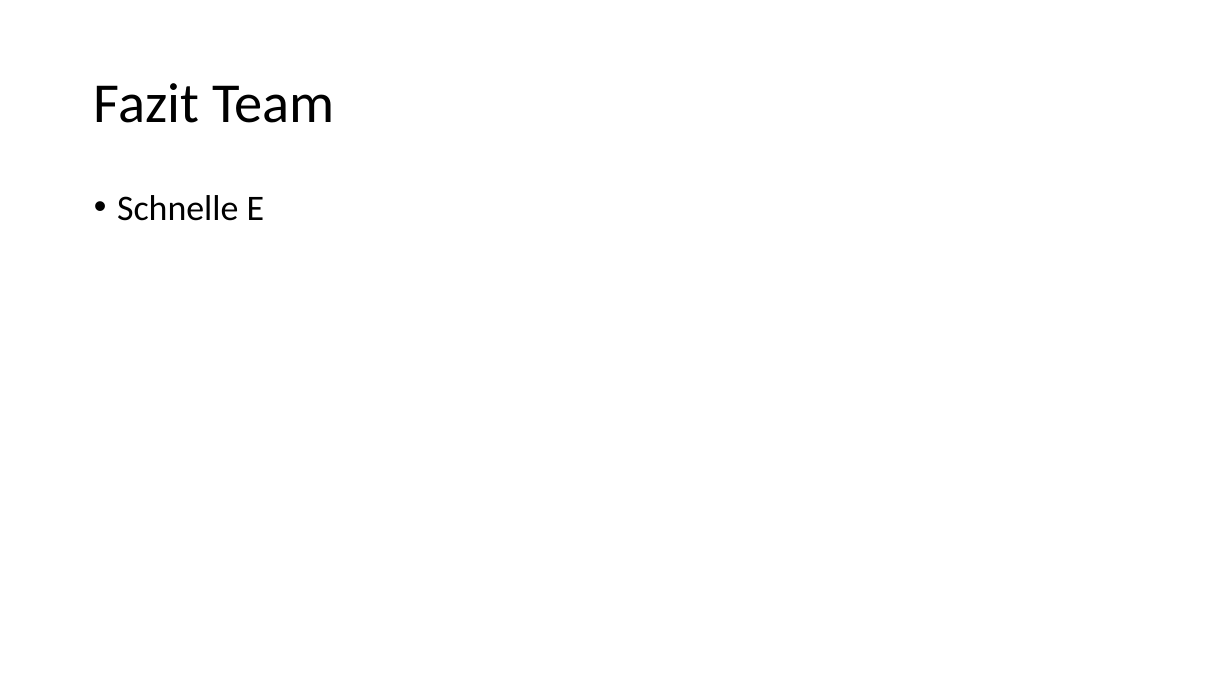
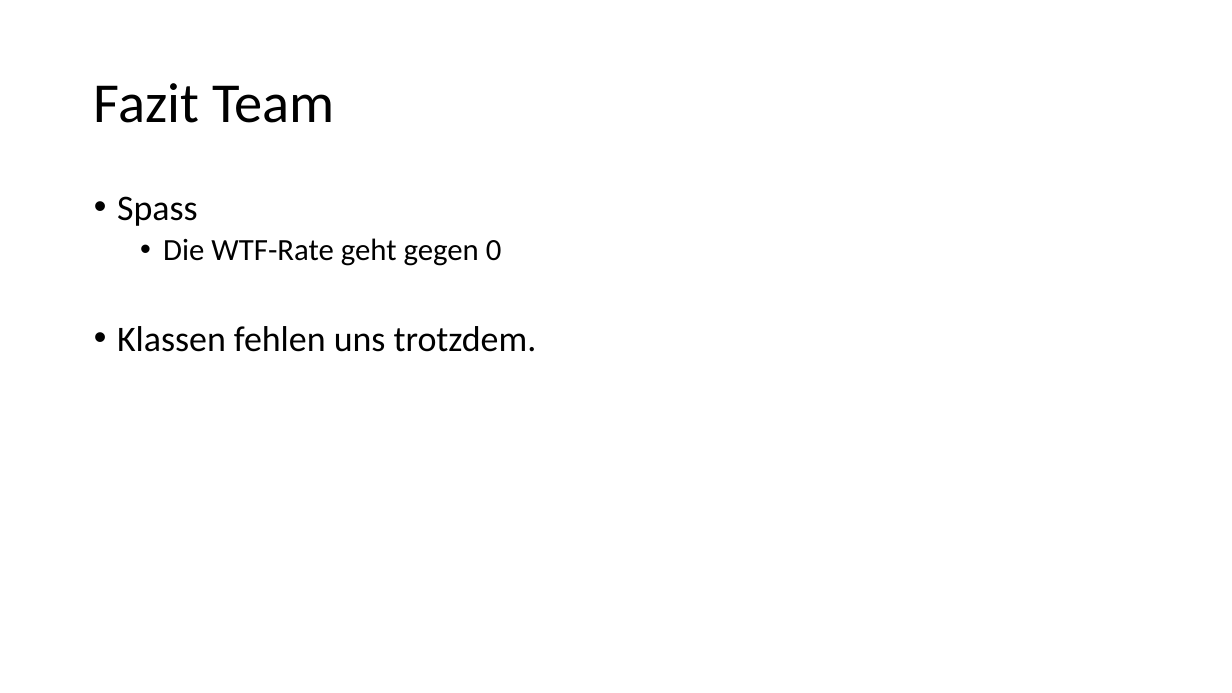
Before and after one commit to alexsuter/golang-experience, a slide deck: slide 10 of presi/presi.pptx (slide 8 before the commit). Drawn at 1232x693 pixels with LibreOffice and Linux fonts; fonts in the diff are those of the drawing. Boxes give left, top, right and bottom in pixels: in the first picture for what was removed or moved away, otherwise in the second. Text is boxed around its words. In the diff, an @@ line names an element or a change of style, - is before the commit and + after.

```diff
--- a/presi/presi.pptx
+++ b/presi/presi.pptx
@@ text at [117, 196, 537, 352]: text changed @@
-• Schnelle E
+• Spass
+  • Die WTF-Rate geht gegen 0
+• Klassen fehlen uns trotzdem.
```
Also in this commit, not shown: 5 other slides changed, 3 slides added, 1 slide removed.
